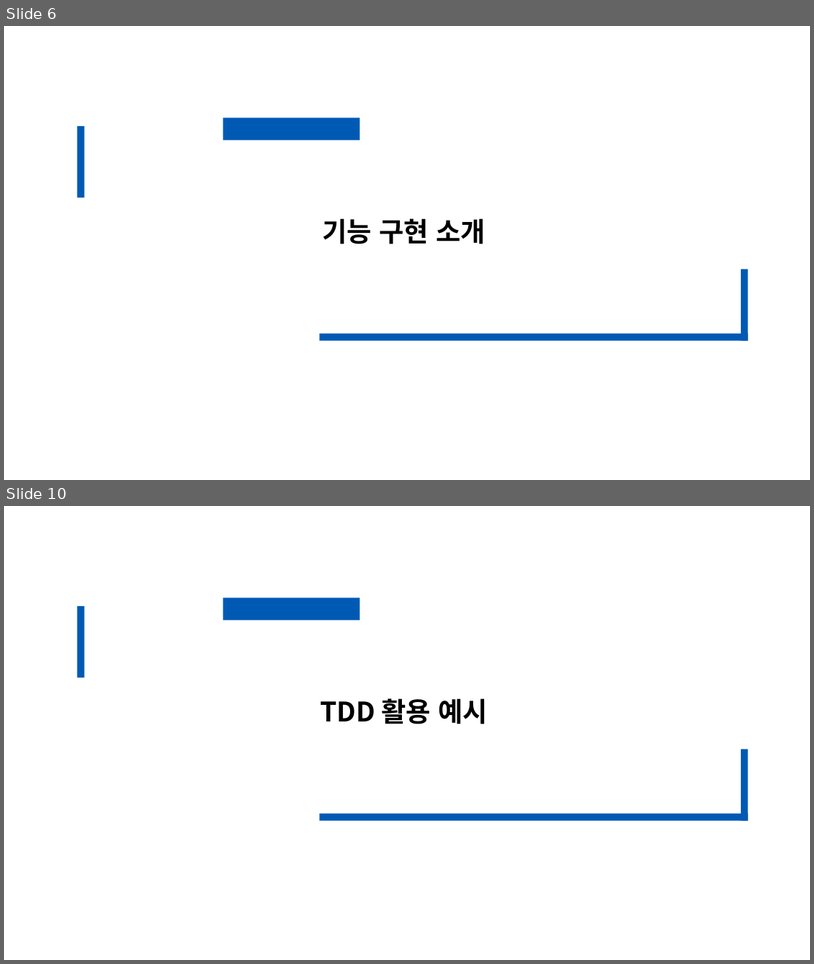
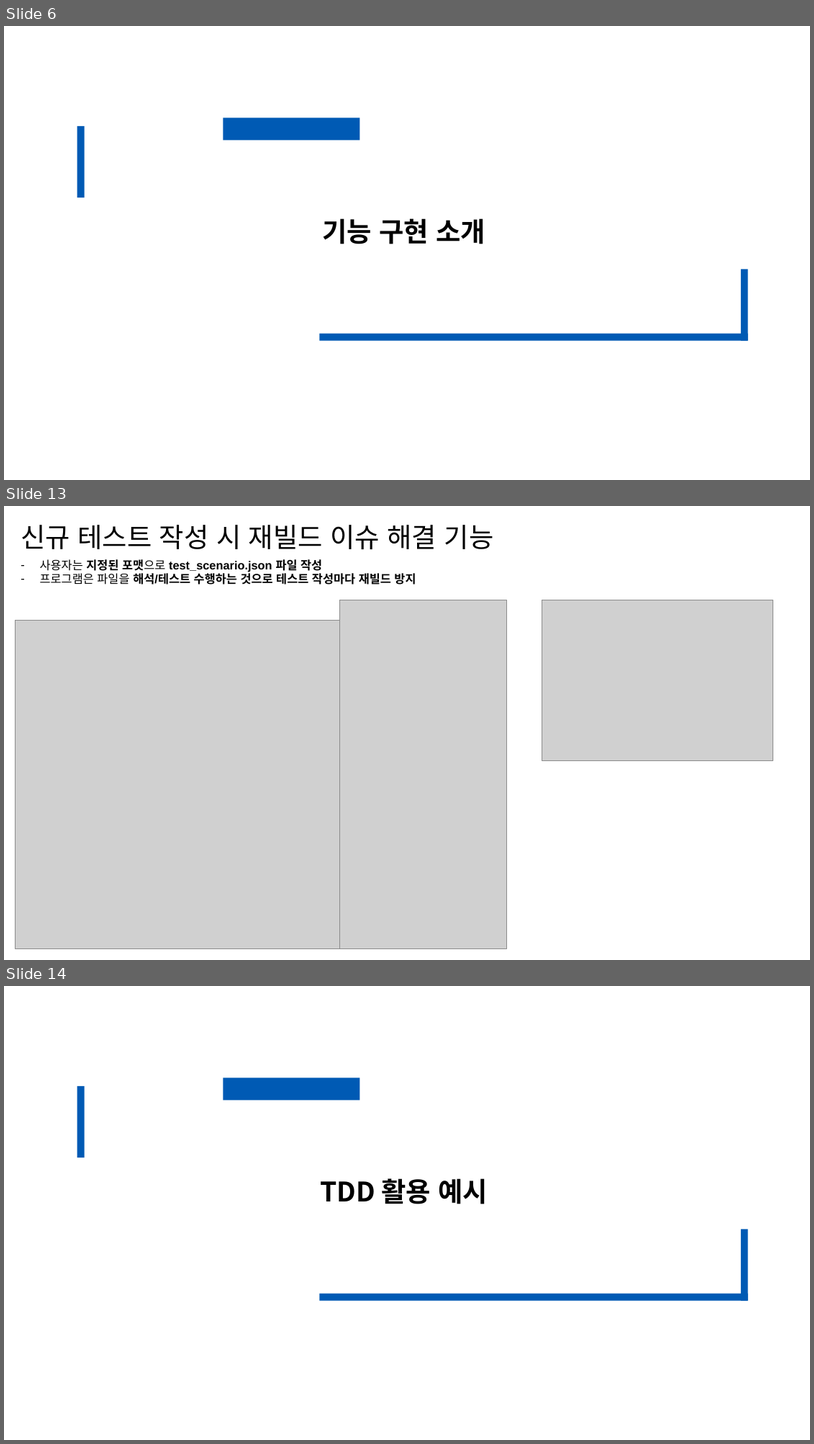
Before and after one commit to hy-ra-na/presentation_Americano, a slide deck: 발표양식.pptx. Shown one above the other, each under a label of ours: slides 6 and 10 before the commit, slides 6, 13 and 14 after it; the slides between them are not shown. The pictures are 814x964 and 814x1444 pixels, drawn with LibreOffice and Linux fonts; fonts in the diff are those of the drawing; grey boxes stand for pictures. Boxes give left, top, right and bottom in pixels: in the first picture for what was removed or moved away, otherwise in the second. Text is boxed around its words. In the diff, an @@ line names an element or a change of style, - is before the commit and + after.

```diff
--- a/발표양식.pptx
+++ b/발표양식.pptx
@@ slide 13 added at <box>4,506,810,960</box>, background #FFFFFF @@
@@ text added at <box>21,525,494,549</box>, 32 pt, text #000000 @@
+신규 테스트 작성 시 재빌드 이슈 해결 기능
@@ text added at <box>40,559,416,584</box>, 14 pt, text #000000, bold @@
+– 사용자는 지정된 포맷으로 test_scenario.json 파일 작성
+– 프로그램은 파일을 해석/테스트 수행하는 것으로 테스트 작성마다 재빌드 방지
@@ picture added at <box>340,600,507,948</box> @@
@@ picture added at <box>543,600,774,760</box> @@
@@ picture added at <box>15,620,437,949</box> @@
@@ what was slide 10 is now slide 14 @@
```
Also in this commit, not shown: 2 slides changed, 8 other slides added, 3 slides removed.
